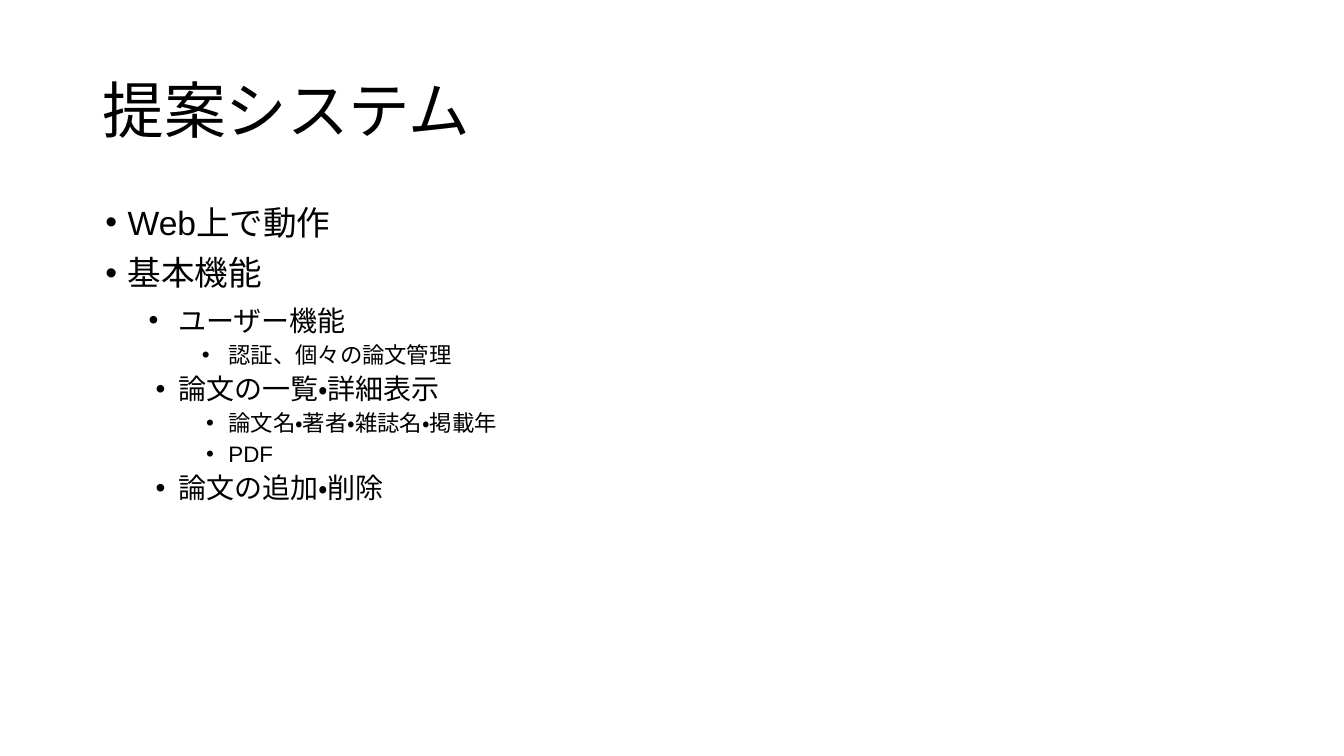
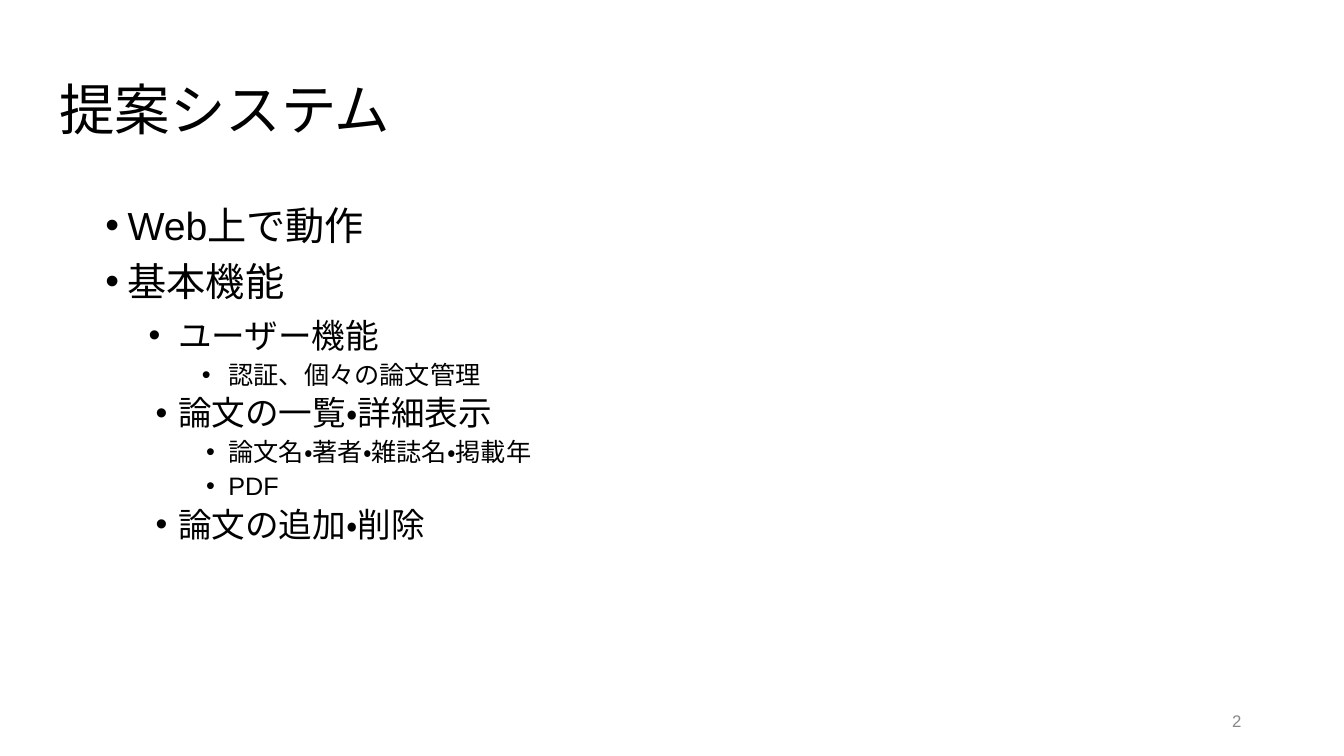
Before and after one commit to minehisa/ex2021, a slide deck: slide 2 of スライド資料/提案資料/20210607_pitch.pptx. Drawn at 1344x756 pixels with LibreOffice and Linux fonts; fonts in the diff are those of the drawing. Boxes give left, top, right and bottom in pixels: in the first picture for what was removed or moved away, otherwise in the second. Text is boxed around its words. In the diff, an @@ line names an element or a change of style, - is before the commit and + after.

```diff
--- a/スライド資料/提案資料/20210607_pitch.pptx
+++ b/スライド資料/提案資料/20210607_pitch.pptx
@@ title "提案システム": place and size @@
-title "提案システム" at <box>102,81,470,138</box>
+title "提案システム" at <box>59,83,390,135</box>
@@ title "提案システム" at <box>59,83,390,135</box>: size 44 to 39.6 pt; vertical alignment middle to top @@
@@ text "Web上で動作" at <box>128,209,531,540</box>: size 24 to 28 pt in "Web上で動作", "基本機能"; size 20 to 24 pt in "ユーザー機能", "論文の一覧・詳細表示", "論文の追加・削除"; size 16 to 18 pt in "認証、個々の論文管理", "論文名・著者・雑誌名・掲載年", "PDF" @@
@@ page number added at <box>1232,715,1241,727</box>, 12 pt, text #888888 @@
+2
```
Also in this commit, not shown: 11 other slides changed, 1 slide added.
